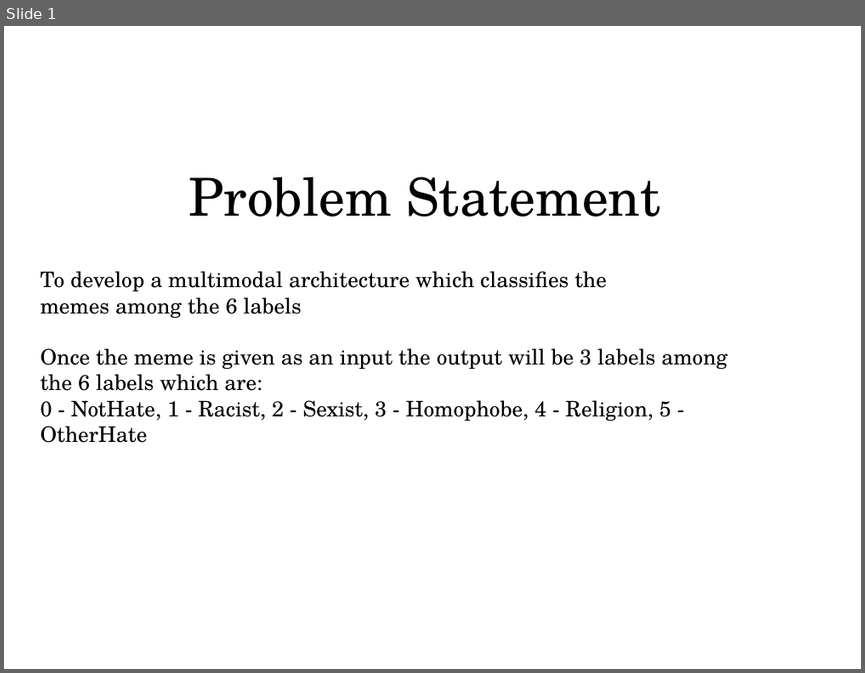
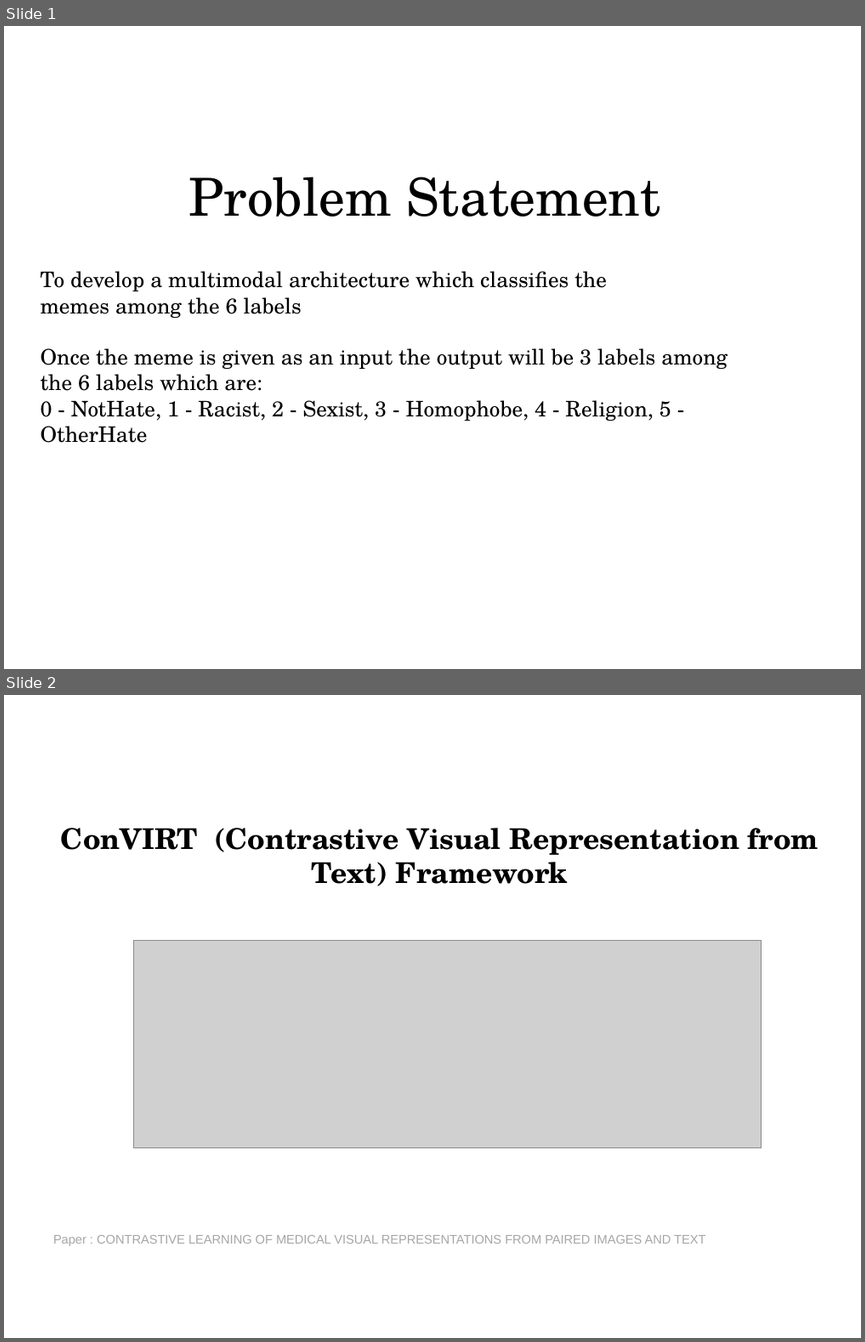
Before and after one commit to VarunBohara/Mini-Project-Documents, a slide deck: SSl2.pptx. Shown one above the other, each under a label of ours: slide 1 before the commit, slides 1 and 2 after it. The pictures are 865x673 and 865x1342 pixels, drawn with LibreOffice and Linux fonts; fonts in the diff are those of the drawing; grey boxes stand for pictures. Boxes give left, top, right and bottom in pixels: in the first picture for what was removed or moved away, otherwise in the second. Text is boxed around its words. In the diff, an @@ line names an element or a change of style, - is before the commit and + after.

```diff
--- a/SSl2.pptx
+++ b/SSl2.pptx
@@ slide 2 added at bbox=[4, 695, 861, 1338], background #FFFFFF @@
@@ title added at bbox=[61, 828, 818, 886], 24 pt, text #000000, bold @@
+ConVIRT (Contrastive Visual Representation from Text) Framework
@@ picture added at bbox=[133, 941, 760, 1148] @@
@@ text added at bbox=[53, 1235, 705, 1246], 10.5 pt, text #A6A6A6 @@
+Paper : CONTRASTIVE LEARNING OF MEDICAL VISUAL REPRESENTATIONS FROM PAIRED IMAGES AND TEXT
```
Also in this commit, not shown: 1 other slide added.
